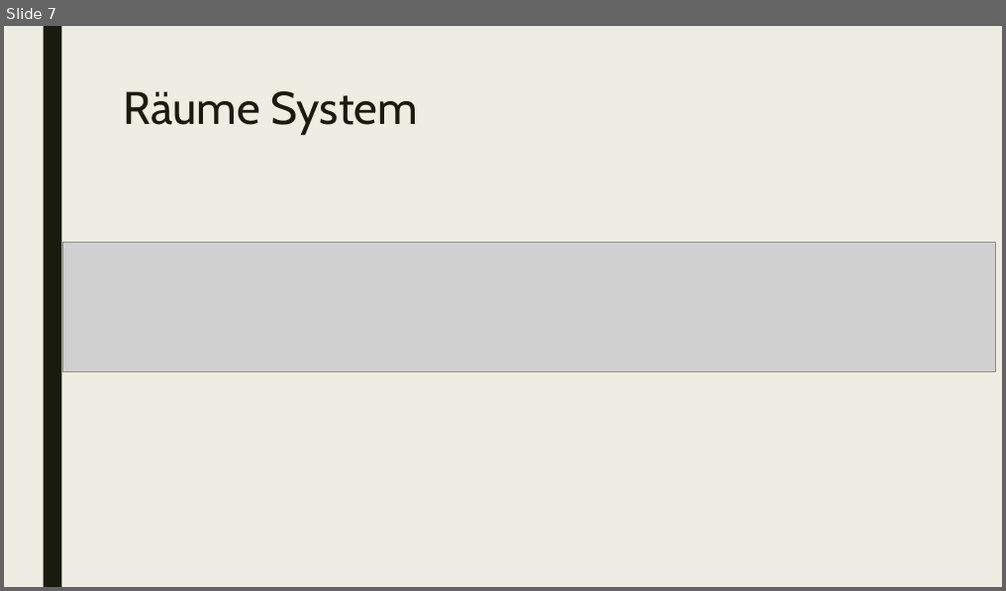
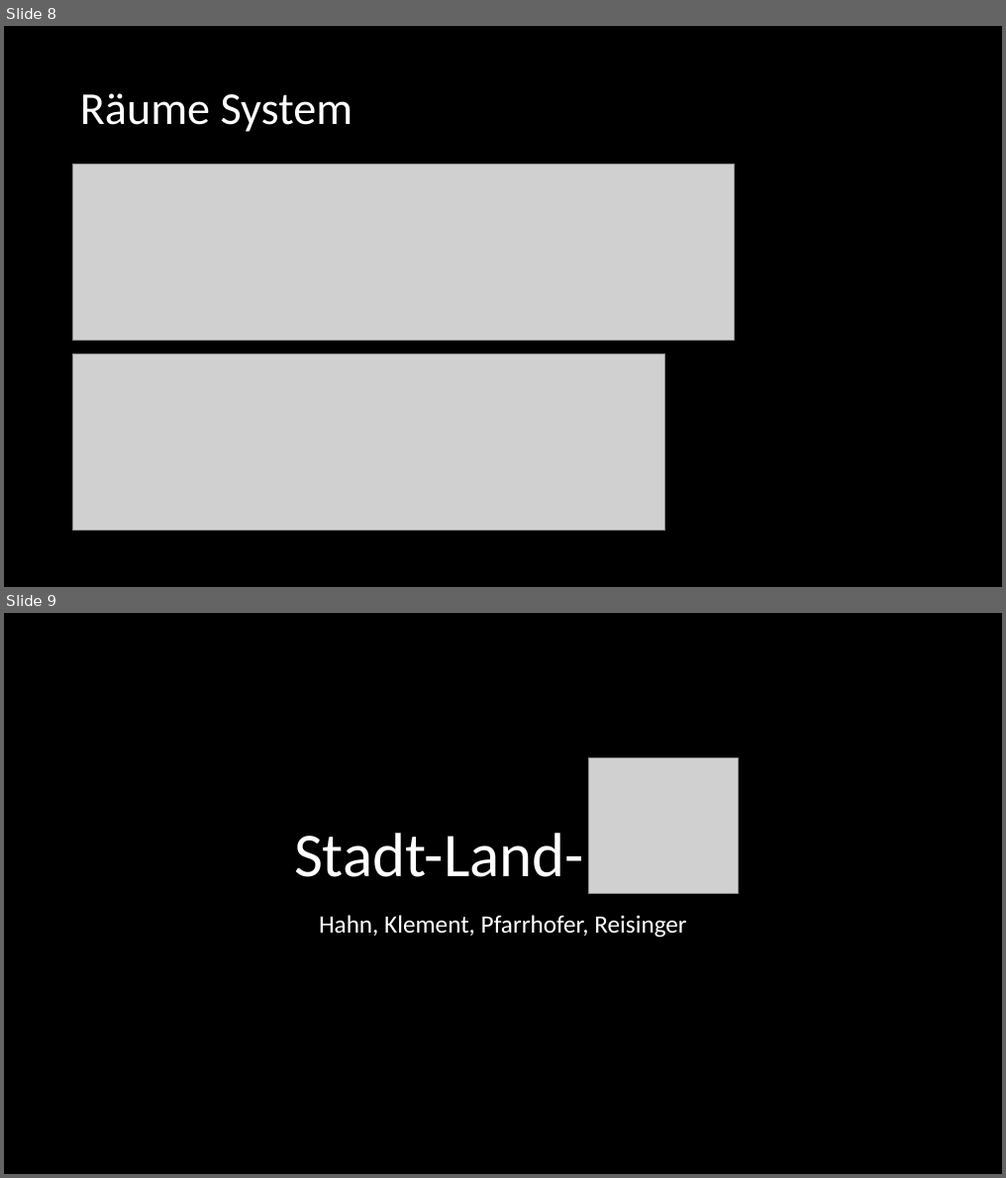
Before and after one commit to pfarrhoferphilip/Stadt-Land-Vollpfosten-Online, a slide deck: Dokumentation/Präsentation.pptx. Shown one above the other, each under a label of ours: slide 7 before the commit, slides 8 and 9 after it. The pictures are 1006x591 and 1006x1178 pixels, drawn with LibreOffice and Linux fonts; fonts in the diff are those of the drawing; grey boxes stand for pictures. Boxes give left, top, right and bottom in pixels: in the first picture for what was removed or moved away, otherwise in the second. Text is boxed around its words. In the diff, an @@ line names an element or a change of style, - is before the commit and + after.

```diff
--- a/Dokumentation/Präsentation.pptx
+++ b/Dokumentation/Präsentation.pptx
@@ slide 9 added at bbox=[4, 613, 1002, 1174], background #000000 @@
@@ picture added at bbox=[589, 759, 739, 894] @@
@@ title added at bbox=[294, 824, 599, 891], 60 pt, text #FFFFFF @@
+Stadt-Land-l
@@ subtitle added at bbox=[319, 915, 686, 938], 24 pt, text #FFFFFF @@
+Hahn, Klement, Pfarrhofer, Reisinger
@@ what was slide 7 is now slide 8 @@
@@ slide 8 changed as well @@
@@ background #EFEDE3 to #000000 @@
@@ rectangle removed at bbox=[43, 26, 61, 587] @@
@@ title "Räume System": place and size @@
-title "Räume System" at bbox=[124, 91, 418, 135]
+title "Räume System" at bbox=[80, 93, 353, 132]
@@ title "Räume System" at bbox=[80, 93, 353, 132]: font Cabin to Calibri, text colour #191B0E to #FFFFFF; line spacing 0.89 to 0.9; vertical alignment top to middle @@
@@ picture: place and size @@
-picture at bbox=[63, 242, 995, 372]
+picture at bbox=[73, 165, 734, 341]
@@ picture added at bbox=[73, 355, 665, 531] @@
```
Also in this commit, not shown: 5 other slides changed, 2 other slides added, 1 slide removed, 2 other files.
